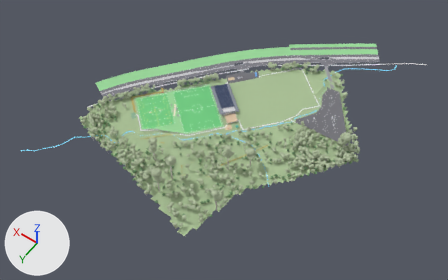
What one commit did to the glTF model KHFR_stage3_winter.glb.
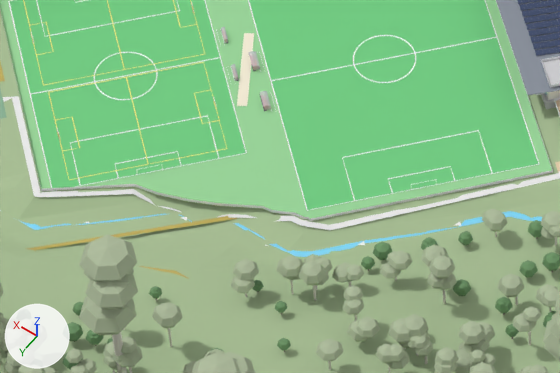
The first picture shows the older version from a 50 mm camera at (-408.0, 542.0, 860.0) aimed at (-10.0, -15.0, -15.0). The close-ups show the older and then the newer version on the part from 30% to 50% of the width and 35% to 57% of the height of that picture. Only the edits that show in the close-ups are written down. Every picture has the same lights, and +X, +Y and +Z are marked at lower left.

In view in the first close-up: 'Bush planting zones (euc_can)', 'Bushland forest (euc_can)', 'Bushland forest (wat_can)', 'Giant eucalypts (canopies)', 'North path', 'Pavilion roof (skillion)', 'Pitch 3', 'Pitch 4', 'Reserve terrain', 'Solar array (506 panels)', 'fence_N_straight wall', 'field N flatgrass' and 34 more.
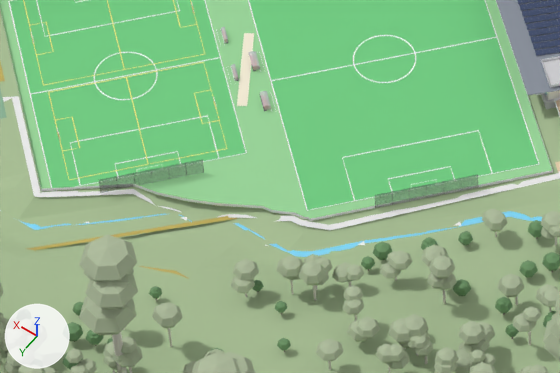
What changed in the scene script:
```text
Add mat_bnet:
    mat_bnet = principled_material('bnet')
    mat_bnet.base_color = (0.12, 0.13, 0.15)  # dark grey #61656c
    mat_bnet.roughness = 0.85
    mat_bnet.alpha = 0.3
Add me_p4_ball_stop_net_6_m__nw:
    me_p4_ball_stop_net_6_m__nw.from_pydata([(91.3, 39.8, 6.0), (100.9, 51.3, 6.0), (81.7, 28.3, 6.0), (81.6, 28.3, 6.0), (100.9, 51.3, 6.0), (100.9, 51.3, 0.0), (81.7, 28.3, 0.0), (81.6, 28.3, 0.0), (100.9, 51.3, 0.0)], [], [(0, 1, 2), (0, 2, 3), (0, 3, 4), (0, 4, 1), (5, 6, 1), (6, 2, 1), (6, 7, 2), (7, 3, 2), (7, 8, 3), (8, 4, 3), (8, 5, 4), (5, 1, 4)])
    me_p4_ball_stop_net_6_m__nw.materials.append(mat_bnet)  # dark grey #61656c
Add me_p3_ball_stop_net_6_m__nw:
    me_p3_ball_stop_net_6_m__nw.from_pydata([(24.1, -1.4, 6.0), (33.8, 10.1, 6.0), (14.5, -12.9, 6.0), (14.4, -12.8, 6.0), (33.7, 10.1, 6.0), (33.8, 10.1, 0.0), (14.5, -12.9, 0.0), (14.4, -12.8, 0.0), (33.7, 10.1, 0.0)], [], [(0, 1, 2), (0, 2, 3), (0, 3, 4), (0, 4, 1), (5, 6, 1), (6, 2, 1), (6, 7, 2), (7, 3, 2), (7, 8, 3), (8, 4, 3), (8, 5, 4), (5, 1, 4)])
    me_p3_ball_stop_net_6_m__nw.materials.append(mat_bnet)  # dark grey #61656c
Add ob_p4_ball_stop_net_6_m__nw:
    ob_p4_ball_stop_net_6_m__nw = bpy.data.objects.new('P4 ball-stop net 6 m (NW)', me_p4_ball_stop_net_6_m__nw)
    ob_p4_ball_stop_net_6_m__nw.location = (0.0, 0.0, 0.0)
Add ob_p3_ball_stop_net_6_m__nw:
    ob_p3_ball_stop_net_6_m__nw = bpy.data.objects.new('P3 ball-stop net 6 m (NW)', me_p3_ball_stop_net_6_m__nw)
    ob_p3_ball_stop_net_6_m__nw.location = (0.0, 0.0, 0.0)
```

Boxes (x1, y1, x2, y2) around the edits, measured in the close-ups (560 x 373 px):
'P4 ball-stop net 6 m (NW)', added: after (99, 159, 204, 193)
'P3 ball-stop net 6 m (NW)', added: after (375, 174, 478, 208)
